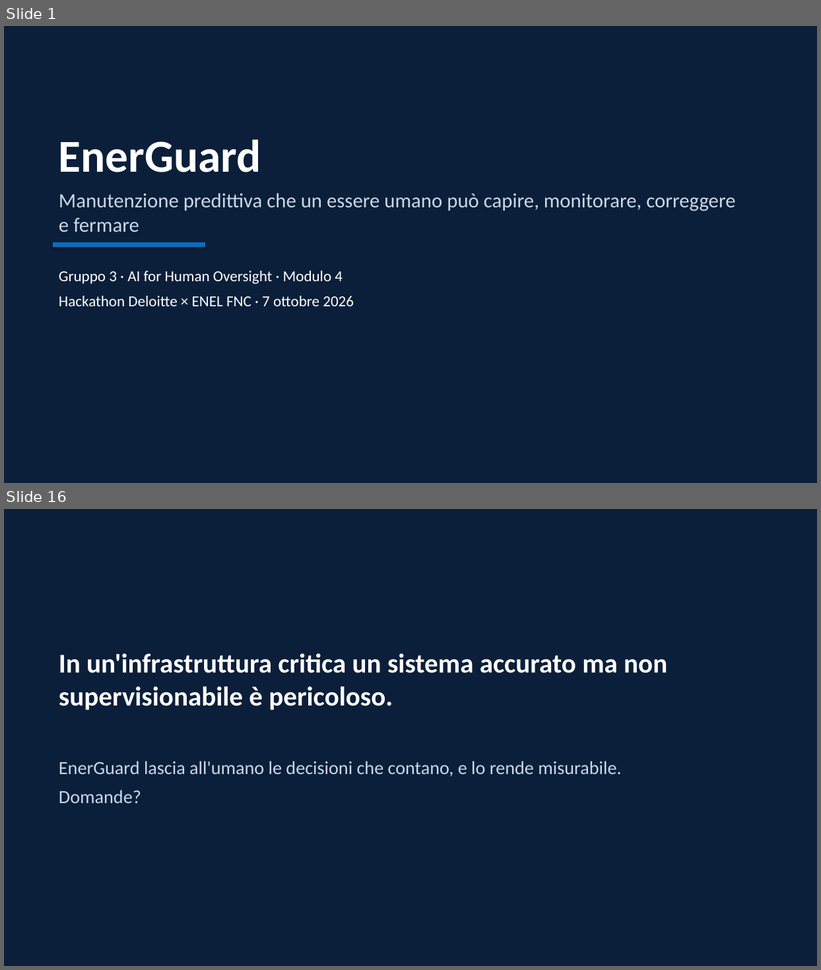
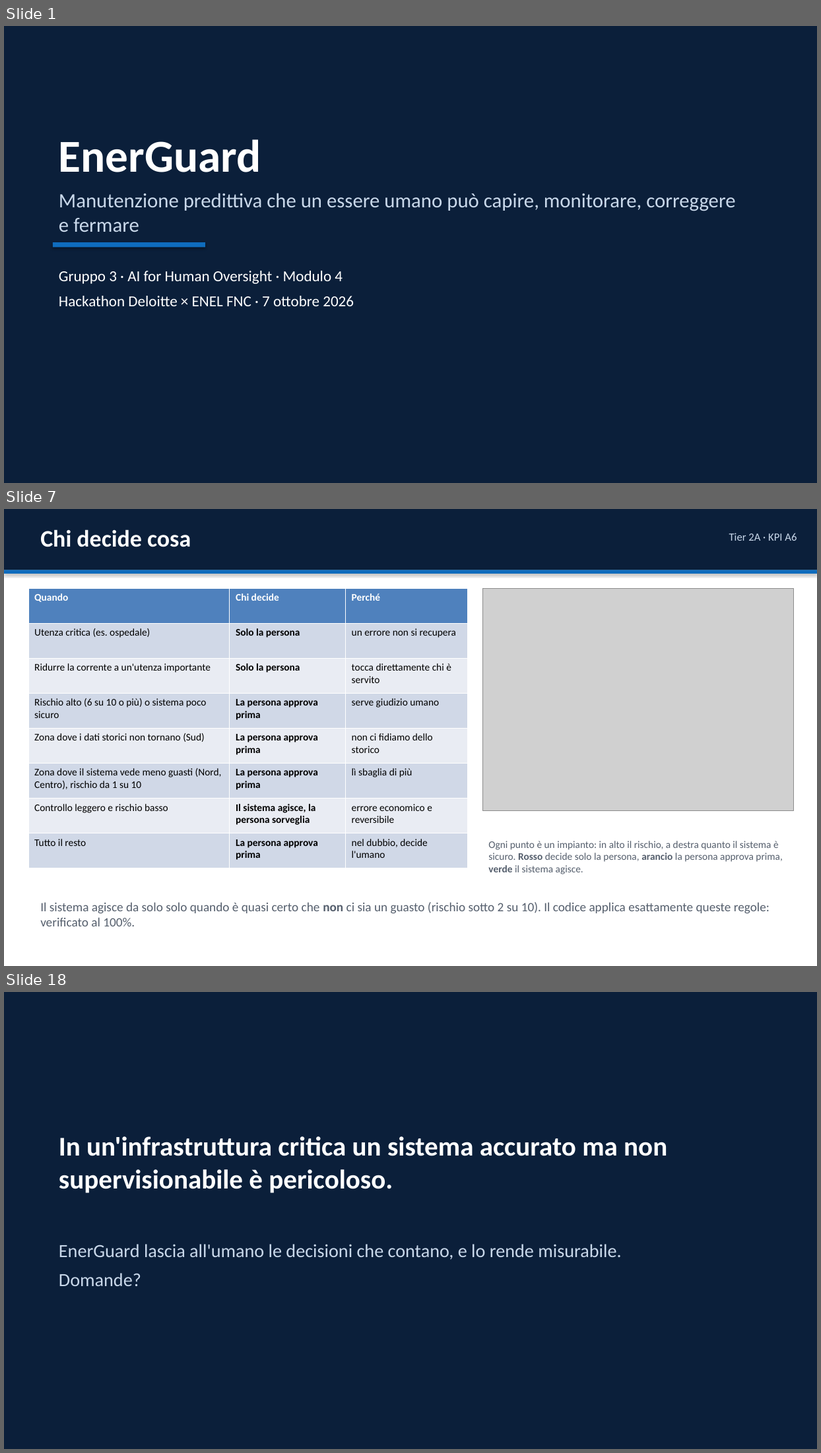
Before and after one commit to GuidoMerliniEnel/ai-act-hackaton, a slide deck: consegna/EnerGuard_Presentazione.pptx. Shown one above the other, each under a label of ours: slides 1 and 16 before the commit, slides 1, 7 and 18 after it; the slides between them are not shown. The pictures are 821x970 and 821x1453 pixels, drawn with LibreOffice and Linux fonts; fonts in the diff are those of the drawing; grey boxes stand for pictures. Boxes give left, top, right and bottom in pixels: in the first picture for what was removed or moved away, otherwise in the second. Text is boxed around its words. In the diff, an @@ line names an element or a change of style, - is before the commit and + after.

```diff
--- a/consegna/EnerGuard_Presentazione.pptx
+++ b/consegna/EnerGuard_Presentazione.pptx
@@ slide 7 added at [4,509,817,966], background #FFFFFF @@
@@ rectangle added at [4,509,817,570], fill #0B1F3A @@
@@ text added at [40,529,191,547], 28 pt, text #FFFFFF, bold @@
+Chi decide cosa
@@ text added at [729,533,797,541], 13 pt, text #C9D8EA @@
+Tier 2A · KPI A6
@@ rectangle added at [4,570,817,574], fill #0F6CBD @@
@@ table added at [28,588,467,869], 8 rows, 3 columns @@
+Quando | Chi decide | Perché
+Utenza critica (es. ospedale) | Solo la persona | un errore non si recupera
+Ridurre la corrente a un'utenza importante | Solo la persona | tocca direttamente chi è servito
+Rischio alto (6 su 10 o più) o sistema poco sicuro | La persona approva prima | serve giudizio umano
+Zona dove i dati storici non tornano (Sud) | La persona approva prima | non ci fidiamo dello storico
+Zona dove il sistema vede meno guasti (Nord, Centro), rischio da 1 su 10 | La persona approva prima | lì sbaglia di più
+Controllo leggero e rischio basso | Il sistema agisce, la persona sorveglia | errore economico e reversibile
+Tutto il resto | La persona approva prima | nel dubbio, decide l'umano
@@ picture added at [483,588,794,811] @@
@@ text added at [488,841,782,875], 12 pt, text #555F6D @@
+Ogni punto è un impianto: in alto il rischio, a destra quanto il sistema è sicuro. Rosso decide solo la persona, arancio la persona approva prima, verde il sistema agisce.
@@ text added at [40,902,770,927], 15 pt, text #555F6D @@
+Il sistema agisce da solo solo quando è quasi certo che non ci sia un guasto (rischio sotto 2 su 10). Il codice applica esattamente queste regole: verificato al 100%.
@@ what was slide 16 is now slide 18 @@
```
Also in this commit, not shown: 5 slides changed, 10 other slides added, 9 slides removed, 5 other files.
